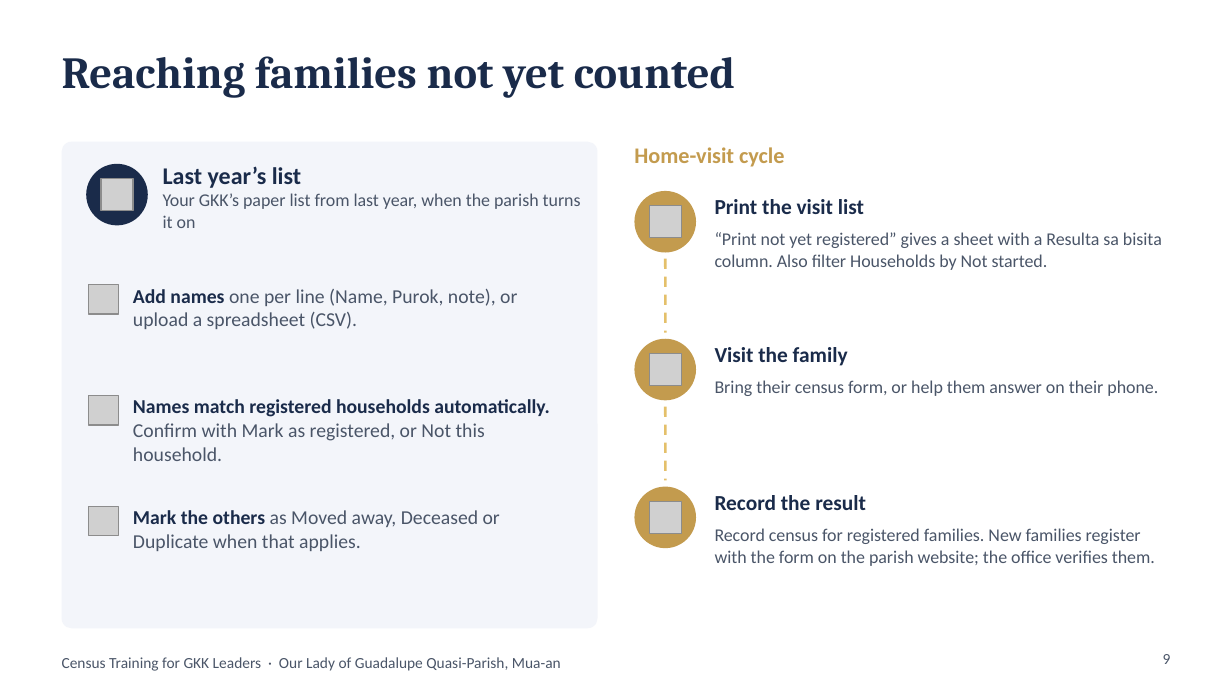
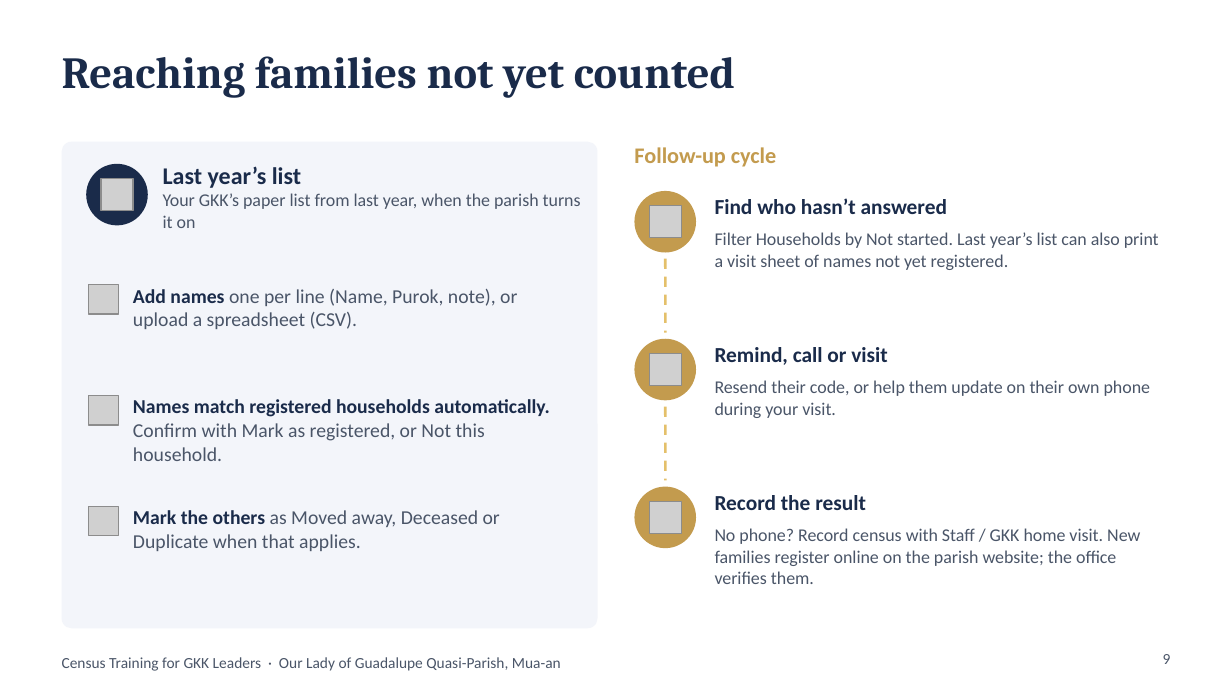
Before and after one commit to DaveenDev/parish-members-registry, a slide deck: slide 9 of docs/GKK-Leaders-Census-Training.pptx. Drawn at 1232x693 pixels with LibreOffice and Linux fonts; fonts in the diff are those of the drawing; grey boxes stand for pictures. Boxes give left, top, right and bottom in pixels: in the first picture for what was removed or moved away, otherwise in the second. Text is boxed around its words. In the diff, an @@ line names an element or a change of style, - is before the commit and + after.

```diff
--- a/docs/GKK-Leaders-Census-Training.pptx
+++ b/docs/GKK-Leaders-Census-Training.pptx
@@ text at (634,147,776,167): text changed @@
-Home-visit cycle
+Follow-up cycle
@@ text at (715,198,947,214): text changed @@
-Print the visit list
+Find who hasn’t answered
@@ text at (715,232,1159,270): text changed @@
-“Print not yet registered” gives a sheet with a Resulta sa bisita column. Also filter Households by Not started.
+Filter Households by Not started. Last year’s list can also print a visit sheet of names not yet registered.
@@ text at (715,347,887,365): text changed @@
-Visit the family
+Remind, call or visit
@@ text at (715,380,1150,418): text changed @@
-Bring their census form, or help them answer on their phone.
+Resend their code, or help them update on their own phone during your visit.
@@ text at (715,528,1140,584): text changed @@
-Record census for registered families. New families register with the form on the parish website; the office verifies them.
+No phone? Record census with Staff / GKK home visit. New families register online on the parish website; the office verifies them.
```
Also in this commit, not shown: 11 other slides changed.
